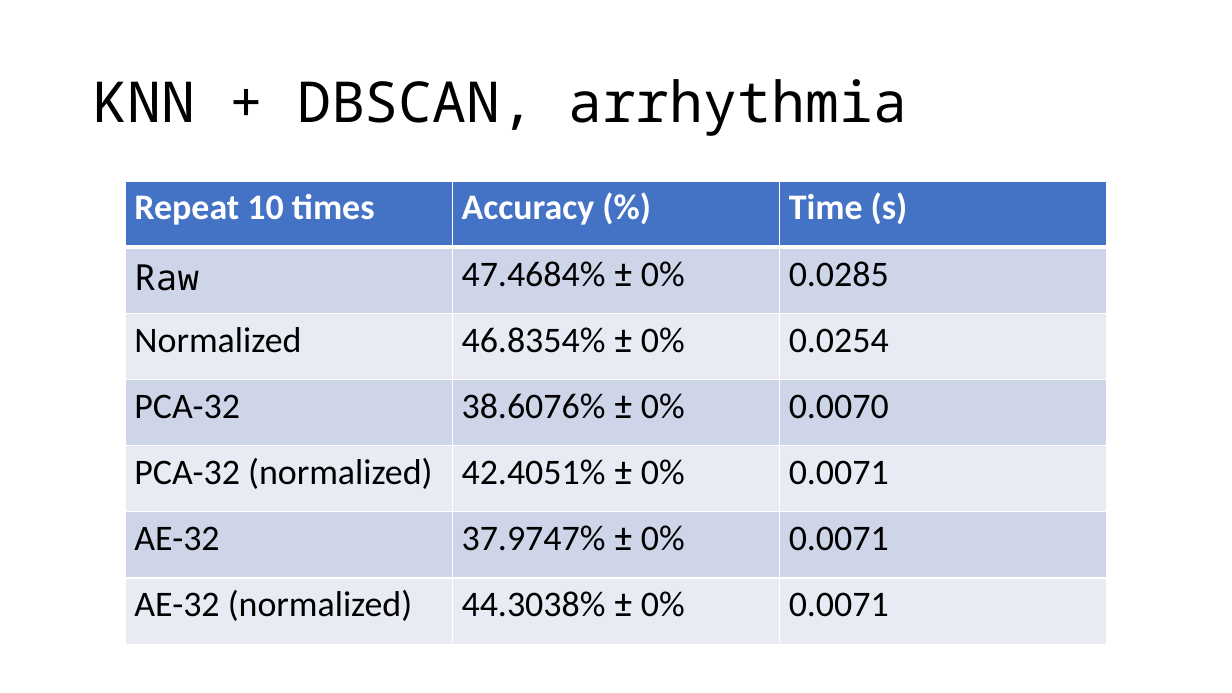
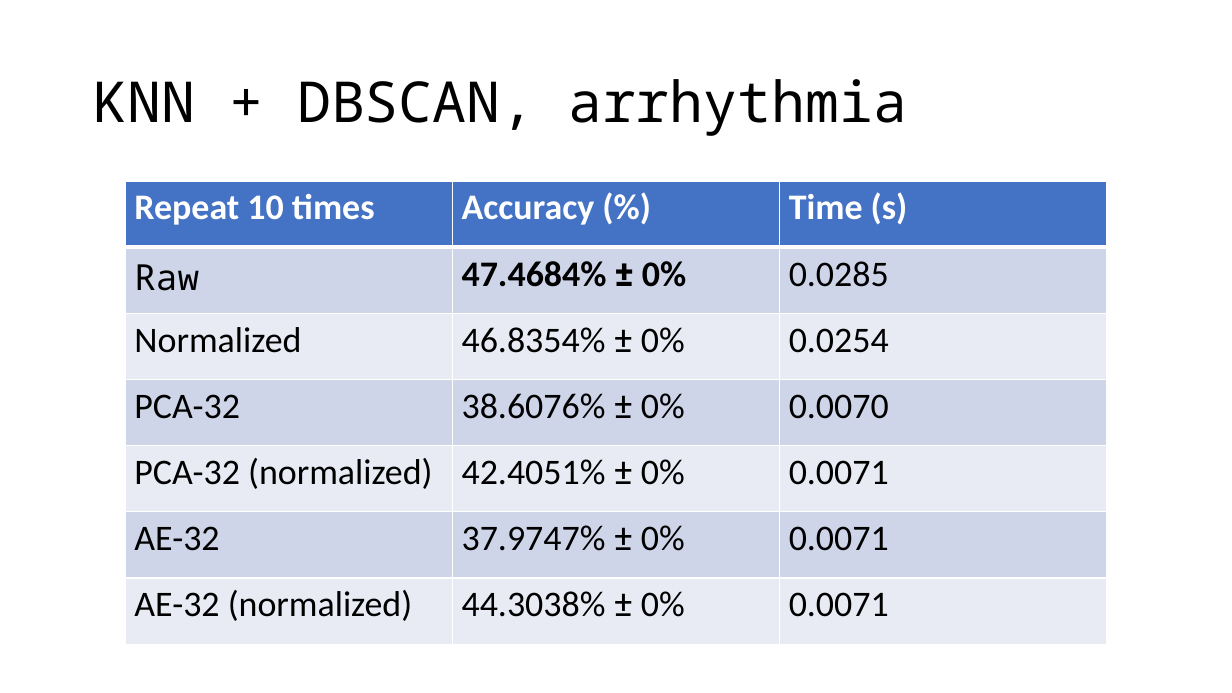
Before and after one commit to OEmiliatanO/CSE_data_mining, a slide deck: slide 25 of final/ppt/第八組.pptx (slide 22 before the commit). Drawn at 1232x693 pixels with LibreOffice and Linux fonts; fonts in the diff are those of the drawing. Boxes give left, top, right and bottom in pixels: in the first picture for what was removed or moved away, otherwise in the second. Text is boxed around its words. In the diff, an @@ line names an element or a change of style, - is before the commit and + after.

```diff
--- a/final/ppt/第八組.pptx
+++ b/final/ppt/第八組.pptx
@@ table at bbox=[126, 181, 1107, 644] @@
@@ bold on in "47.4684% ± 0%" @@
```
Also in this commit, not shown: 3 other slides changed, 11 slides added, 9 slides removed.
